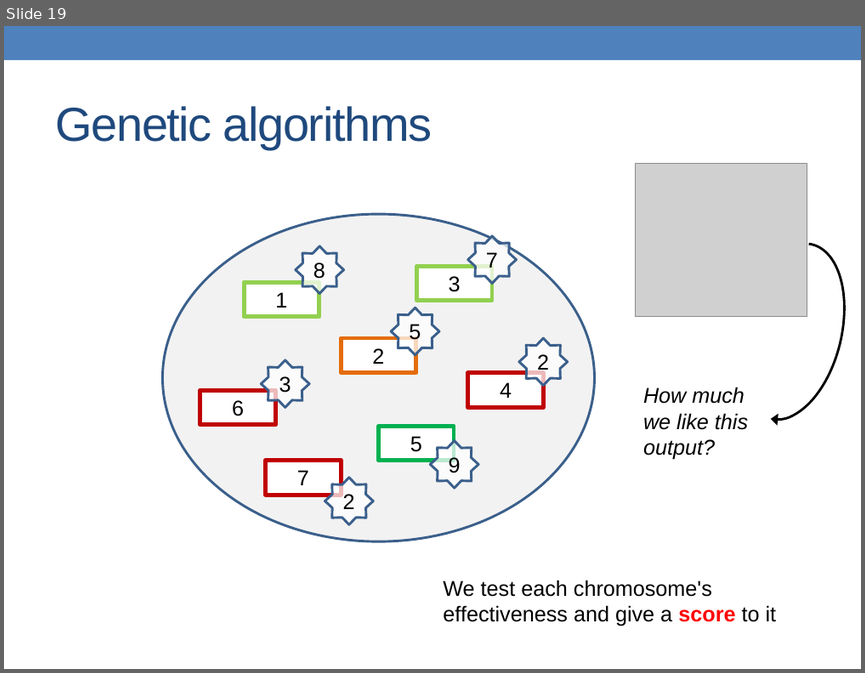
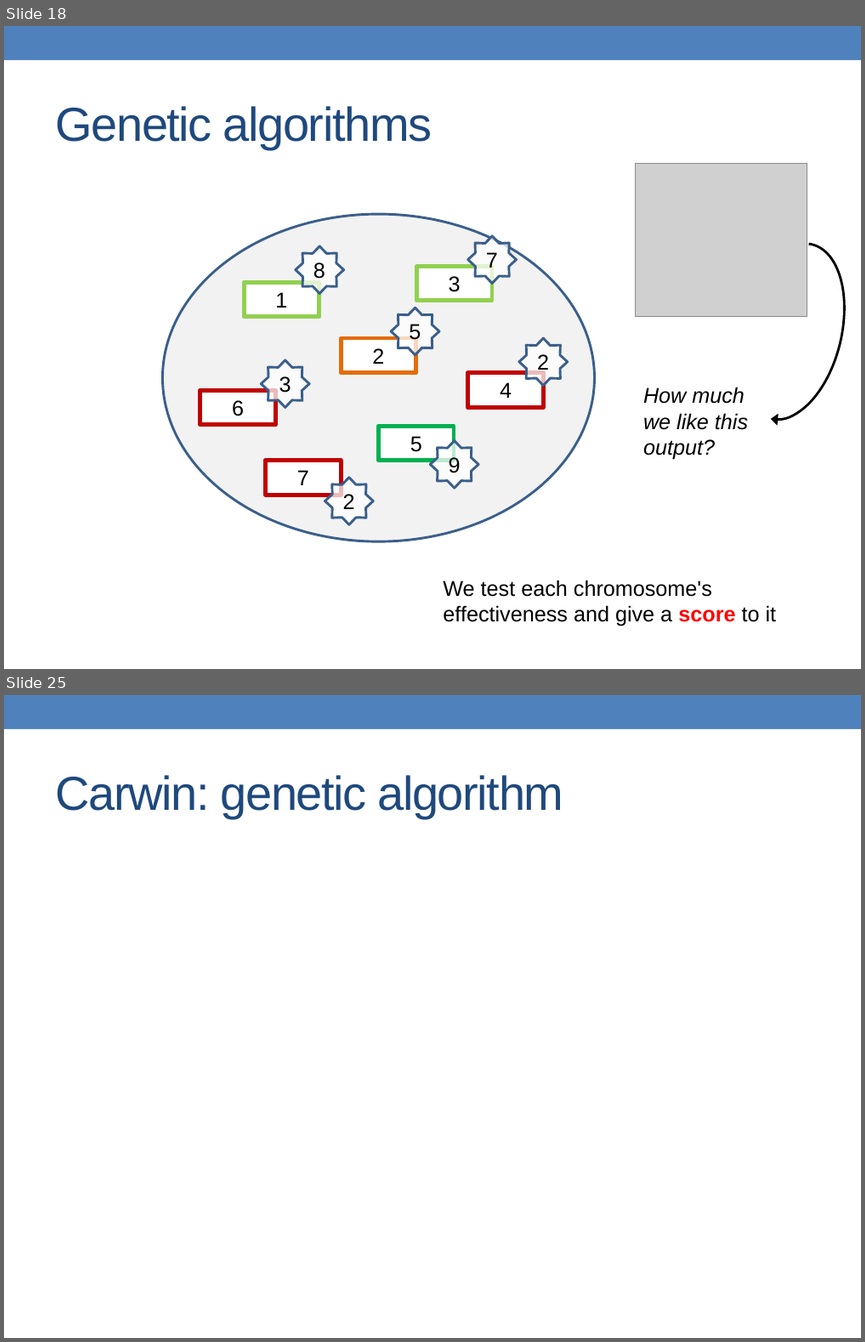
Before and after one commit to alessandrofrancesconi/carwin, a slide deck: presentation.pptx. Shown one above the other, each under a label of ours: slide 19 before the commit, slides 18 and 25 after it; the slides between them are not shown. The pictures are 865x673 and 865x1342 pixels, drawn with LibreOffice and Linux fonts; fonts in the diff are those of the drawing; grey boxes stand for pictures. Boxes give left, top, right and bottom in pixels: in the first picture for what was removed or moved away, otherwise in the second. Text is boxed around its words. In the diff, an @@ line names an element or a change of style, - is before the commit and + after.

```diff
--- a/presentation.pptx
+++ b/presentation.pptx
@@ slide 25 added at [4, 695, 861, 1338], background #FFFFFF; not listed: 1 template element that a slide beside it also shows @@
@@ title added at [55, 775, 563, 818], 40 pt, text #1F497D @@
+Carwin: genetic algorithm
@@ what was slide 19 is now slide 18 @@
```
Also in this commit, not shown: 3 slides changed, 3 other slides added, 2 slides removed, 24 other files.
